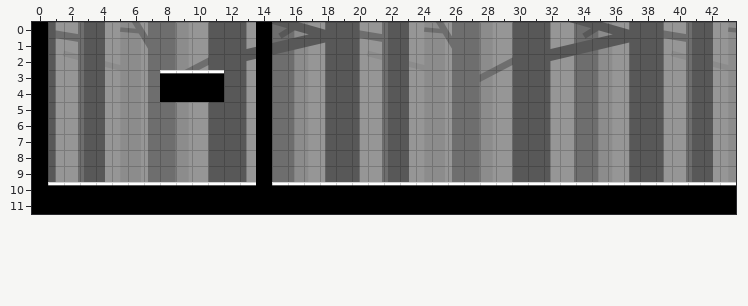
Tiled map, stored at HariGame/Resources/stage/stage_0.tmx. The picture above is the old version.
Cells are 48x48 px. Shown: x 0..43, y 0..11.
The result:
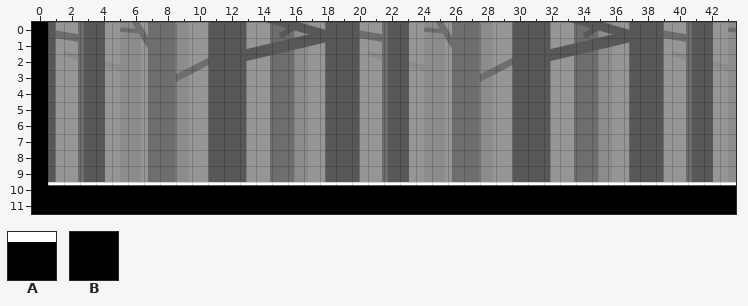
Key: from "scaffold": A 0, B 1.
_ is an empty cell, . an unchanged one.
What changed:
--- layer "scaffold"
@@ x 8..14 @@
- 0 ......B
- 1 ......B
- 2 ......B
- 3 AAAA..B
- 4 BBBB..B
- 5 ......B
- 6 ......B
- 7 ......B
- 8 ......B
- 9 ......B
-10 ......B
+ 0 ......_
+ 1 ......_
+ 2 ......_
+ 3 ____.._
+ 4 ____.._
+ 5 ......_
+ 6 ......_
+ 7 ......_
+ 8 ......_
+ 9 ......_
+10 ......A
Changed places in both pictures, as pixel boxes (x1, y1, x2, y2):
changed: (256, 22, 272, 186)
removed: (160, 70, 224, 102)
